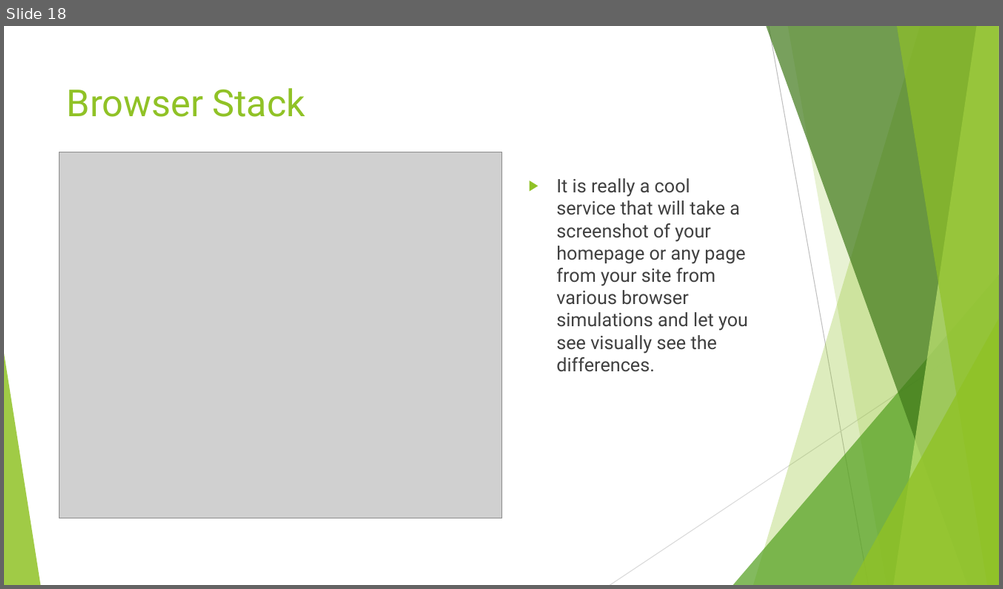
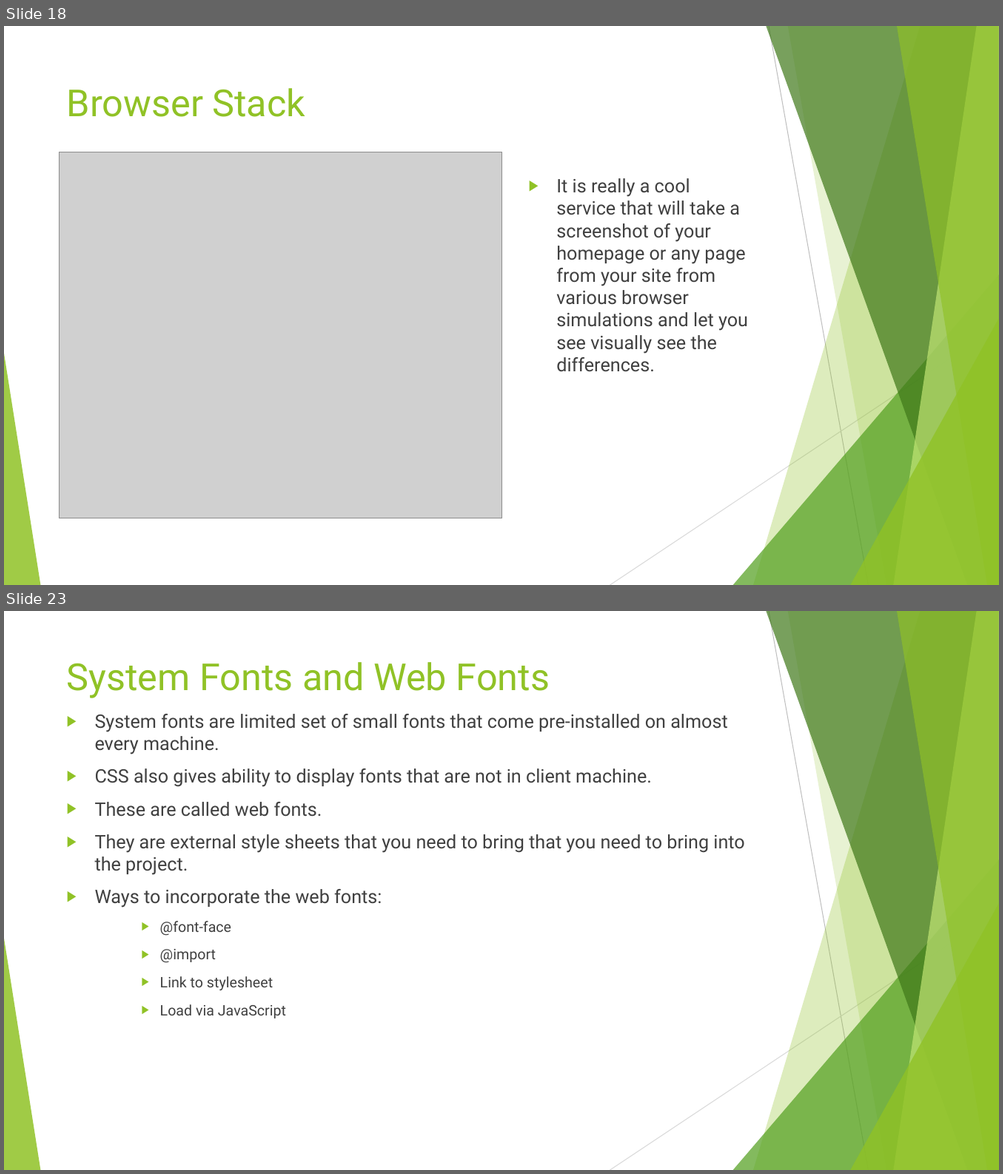
Before and after one commit to anumsh/Introduction-To-CSS, a slide deck: Introduction-to-CSS.pptx. Shown one above the other, each under a label of ours: slide 18 before the commit, slides 18 and 23 after it; the slides between them are not shown. The pictures are 1003x589 and 1003x1174 pixels, drawn with LibreOffice and Linux fonts; fonts in the diff are those of the drawing; grey boxes stand for pictures. Boxes give left, top, right and bottom in pixels: in the first picture for what was removed or moved away, otherwise in the second. Text is boxed around its words. In the diff, an @@ line names an element or a change of style, - is before the commit and + after.

Commit message:
feat: CSS Concepts- CSS Normalize , CSS Reset and fonts

```diff
--- a/Introduction-to-CSS.pptx
+++ b/Introduction-to-CSS.pptx
@@ slide 23 added at (4, 611, 999, 1170), background #FFFFFF; not listed: 10 template elements that a slide beside it also shows @@
@@ title added at (67, 662, 549, 698), 36 pt, text #90C226 @@
+System Fonts and Web Fonts
@@ text added at (95, 714, 744, 1019), 18 pt, text #404040 @@
+▶ System fonts are limited set of small fonts that come pre-installed on almost every machine.
+▶ CSS also gives ability to display fonts that are not in client machine.
+▶ These are called web fonts.
+▶ They are external style sheets that you need to bring that you need to bring into the project.
+▶ Ways to incorporate the web fonts:
+    ▶ @font-face
+    ▶ @import
+    ▶ Link to stylesheet
+    ▶ Load via JavaScript
```
Also in this commit, not shown: 5 other slides added.
